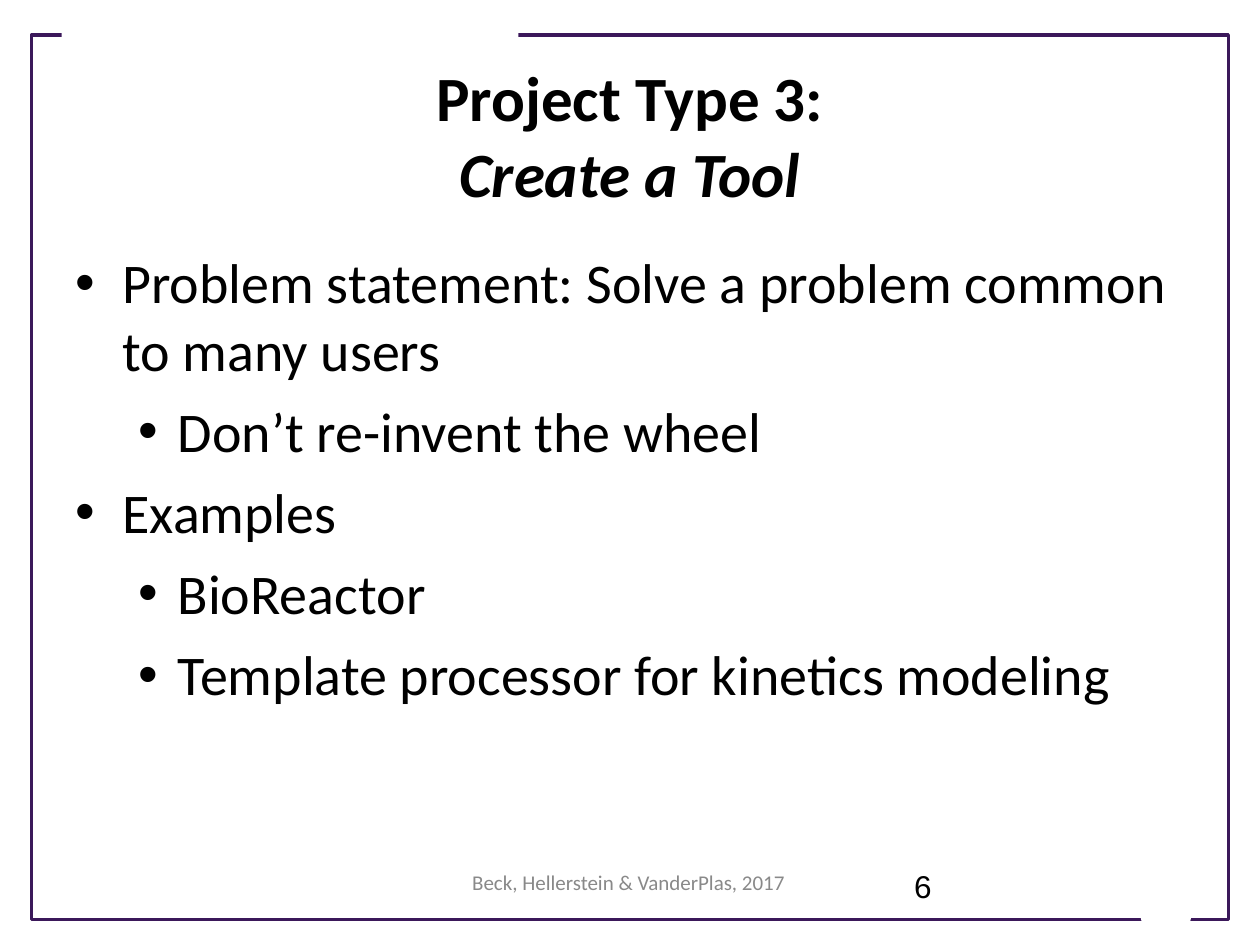
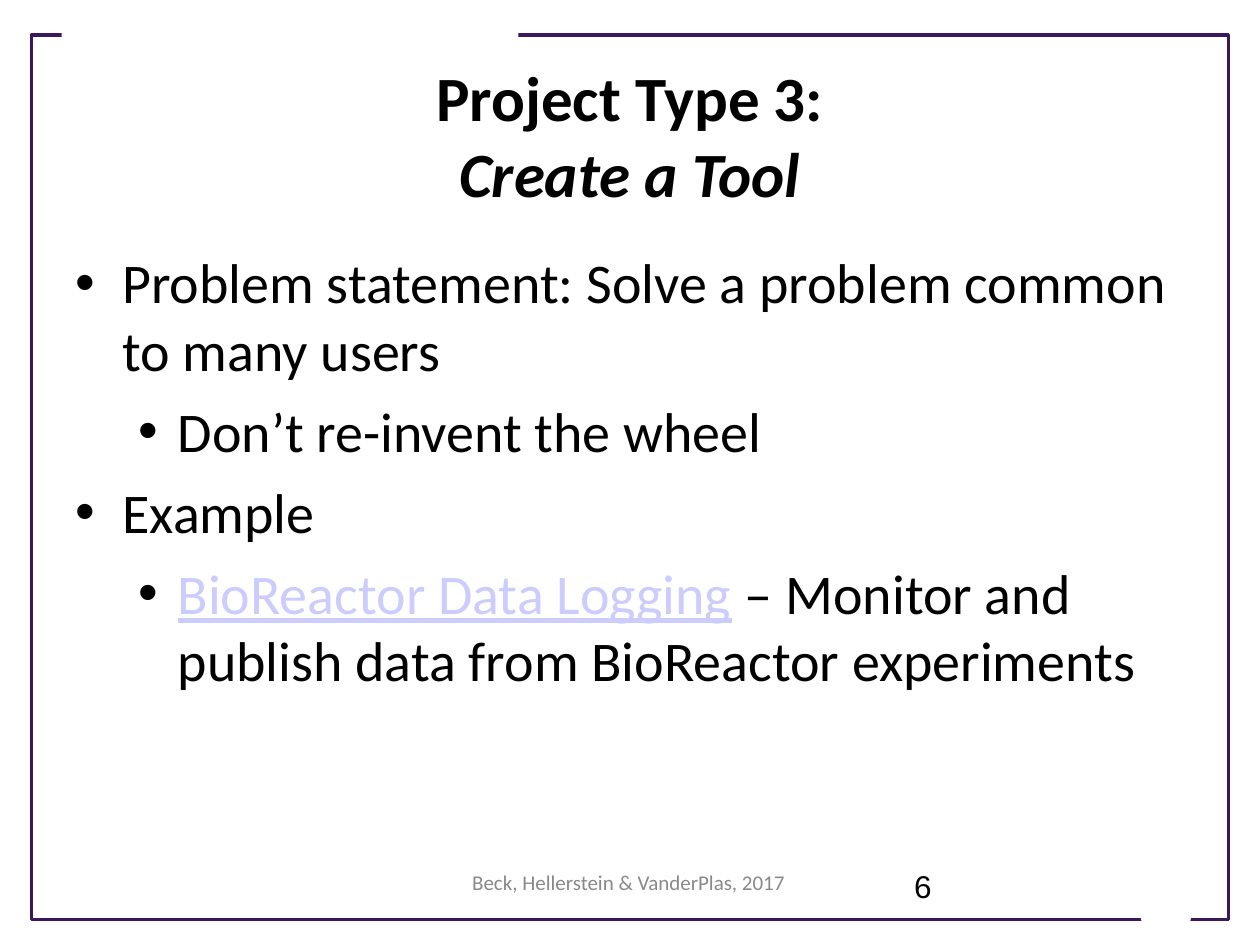
Before and after one commit to UWSEDS/LectureNotes, a slide deck: slide 6 of 07-Project-overview.pptx. Drawn at 1260x945 pixels with LibreOffice and Linux fonts; fonts in the diff are those of the drawing; background and template pictures are left out. Boxes give left, top, right and bottom in pixels: in the first picture for what was removed or moved away, otherwise in the second. Text is boxed around its words. In the diff, an @@ line names an element or a change of style, - is before the commit and + after.

```diff
--- a/07-Project-overview.pptx
+++ b/07-Project-overview.pptx
@@ text at box(122, 494, 1135, 690): text changed @@
-• Examples
-  • BioReactor
-  • Template processor for kinetics modeling
+• Example
+  • BioReactor Data Logging – Monitor and publish data from BioReactor experiments
```
Also in this commit, not shown: 7 other slides changed, 2 slides added, 2 slides removed.
